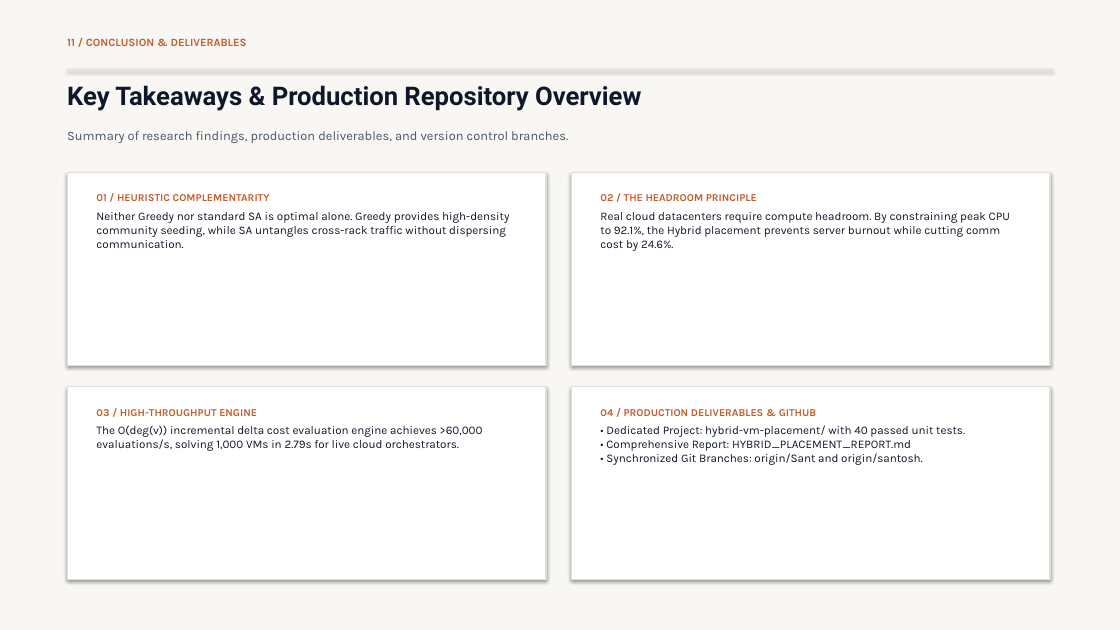
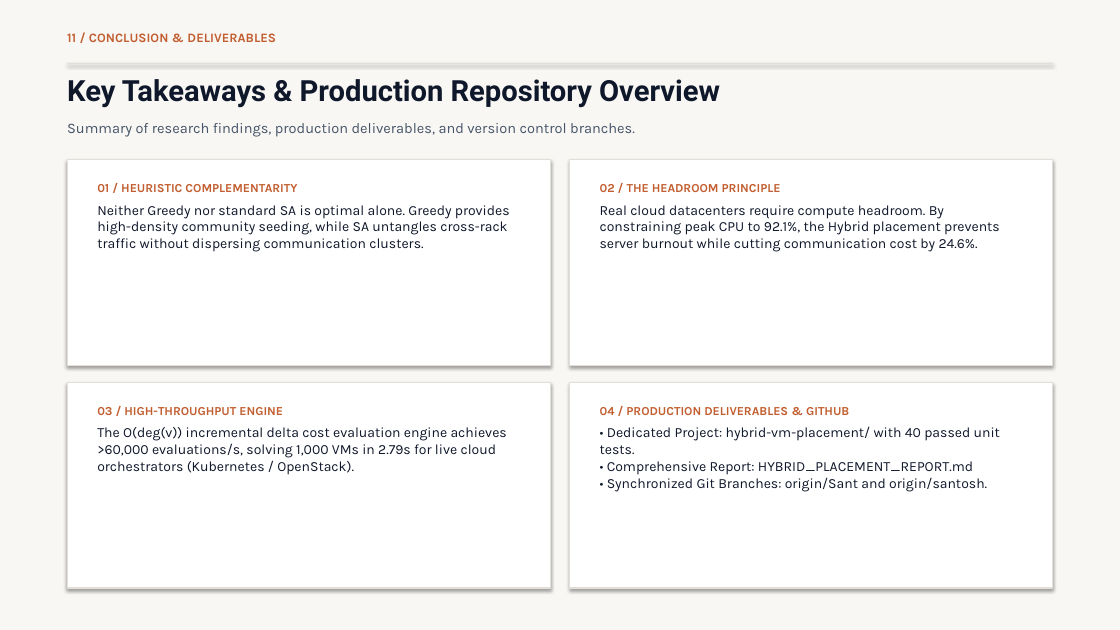
Before and after one commit to moparthipranav/CloudComputingProject, a slide deck: slide 12 of VM_Placement_Optimization_Presentation.pptx. Drawn at 1120x630 pixels with LibreOffice and Linux fonts; fonts in the diff are those of the drawing. Boxes give left, top, right and bottom in pixels: in the first picture for what was removed or moved away, otherwise in the second. Text is boxed around its words. In the diff, an @@ line names an element or a change of style, - is before the commit and + after.

Commit message:
Update presentation: increase font sizes, fill slide canvas, remove lead investigator on title slide

```diff
--- a/VM_Placement_Optimization_Presentation.pptx
+++ b/VM_Placement_Optimization_Presentation.pptx
@@ text "11 / CONCLUSION & DELIVERABLES" at bbox=[67, 33, 276, 42]: size 9.5 to 11 pt @@
@@ text "Key Takeaways & Production Repository ..." at bbox=[67, 79, 720, 108]: size 22 to 25 pt @@
@@ rectangle: place and size @@
-rectangle at bbox=[67, 69, 1053, 70]
+rectangle at bbox=[67, 63, 1053, 64]
@@ text "Summary of research findings, production ...": place and size @@
-text "Summary of research findings, production ..." at bbox=[67, 131, 568, 143]
+text "Summary of research findings, production ..." at bbox=[67, 123, 635, 137]
@@ text "Summary of research findings, production ..." at bbox=[67, 123, 635, 137]: size 11 to 12.5 pt @@
@@ rectangle: place and size @@
-rectangle at bbox=[67, 172, 546, 365]
+rectangle at bbox=[67, 160, 550, 365]
@@ text "01 / HEURISTIC COMPLEMENTARITY": place and size @@
-text "01 / HEURISTIC COMPLEMENTARITY" at bbox=[96, 194, 509, 248]
+text "01 / HEURISTIC COMPLEMENTARITY" at bbox=[97, 184, 510, 252]
@@ rectangle: place and size @@
-rectangle at bbox=[571, 172, 1050, 365]
+rectangle at bbox=[570, 160, 1053, 365]
@@ text "02 / THE HEADROOM PRINCIPLE": place and size @@
-text "02 / THE HEADROOM PRINCIPLE" at bbox=[600, 194, 1010, 251]
+text "02 / THE HEADROOM PRINCIPLE" at bbox=[600, 184, 1000, 252]
@@ text at bbox=[97, 205, 510, 252]: text changed; size 10 to 12 pt @@
-Neither Greedy nor standard SA is optimal alone. Greedy provides high-density community seeding, while SA untangles cross-rack traffic without dispersing communication.
+Neither Greedy nor standard SA is optimal alone. Greedy provides high-density community seeding, while SA untangles cross-rack traffic without dispersing communication clusters.
@@ text at bbox=[97, 184, 297, 192]: size 9 to 10.5 pt in "01 / HEURISTIC COMPLEMENTARITY" @@
@@ text at bbox=[600, 205, 1000, 252]: text changed; size 10 to 12 pt @@
-Real cloud datacenters require compute headroom. By constraining peak CPU to 92.1%, the Hybrid placement prevents server burnout while cutting comm cost by 24.6%.
+Real cloud datacenters require compute headroom. By constraining peak CPU to 92.1%, the Hybrid placement prevents server burnout while cutting communication cost by 24.6%.
@@ text at bbox=[600, 184, 781, 192]: size 9 to 10.5 pt in "02 / THE HEADROOM PRINCIPLE" @@
@@ rectangle: place and size @@
-rectangle at bbox=[67, 386, 546, 580]
+rectangle at bbox=[67, 382, 550, 588]
@@ rectangle: place and size @@
-rectangle at bbox=[571, 386, 1050, 580]
+rectangle at bbox=[570, 382, 1053, 588]
@@ text at bbox=[97, 407, 283, 415]: size 9 to 10.5 pt in "03 / HIGH-THROUGHPUT ENGINE" @@
@@ text "04 / PRODUCTION DELIVERABLES & ..." at bbox=[600, 407, 1000, 492]: size 9 to 10.5 pt in "04 / PRODUCTION DELIVERABLES & GITHUB"; size 10 to 12 pt in "• Dedicated Project: hybrid-vm-placement/ with 40 passed ..."; more space between paragraphs @@
@@ text at bbox=[97, 427, 507, 475]: text changed; size 10 to 12 pt @@
-The O(deg(v)) incremental delta cost evaluation engine achieves >60,000 evaluations/s, solving 1,000 VMs in 2.79s for live cloud orchestrators.
+The O(deg(v)) incremental delta cost evaluation engine achieves >60,000 evaluations/s, solving 1,000 VMs in 2.79s for live cloud orchestrators (Kubernetes / OpenStack).
```
Also in this commit, not shown: 11 other slides changed, 3 other files.
